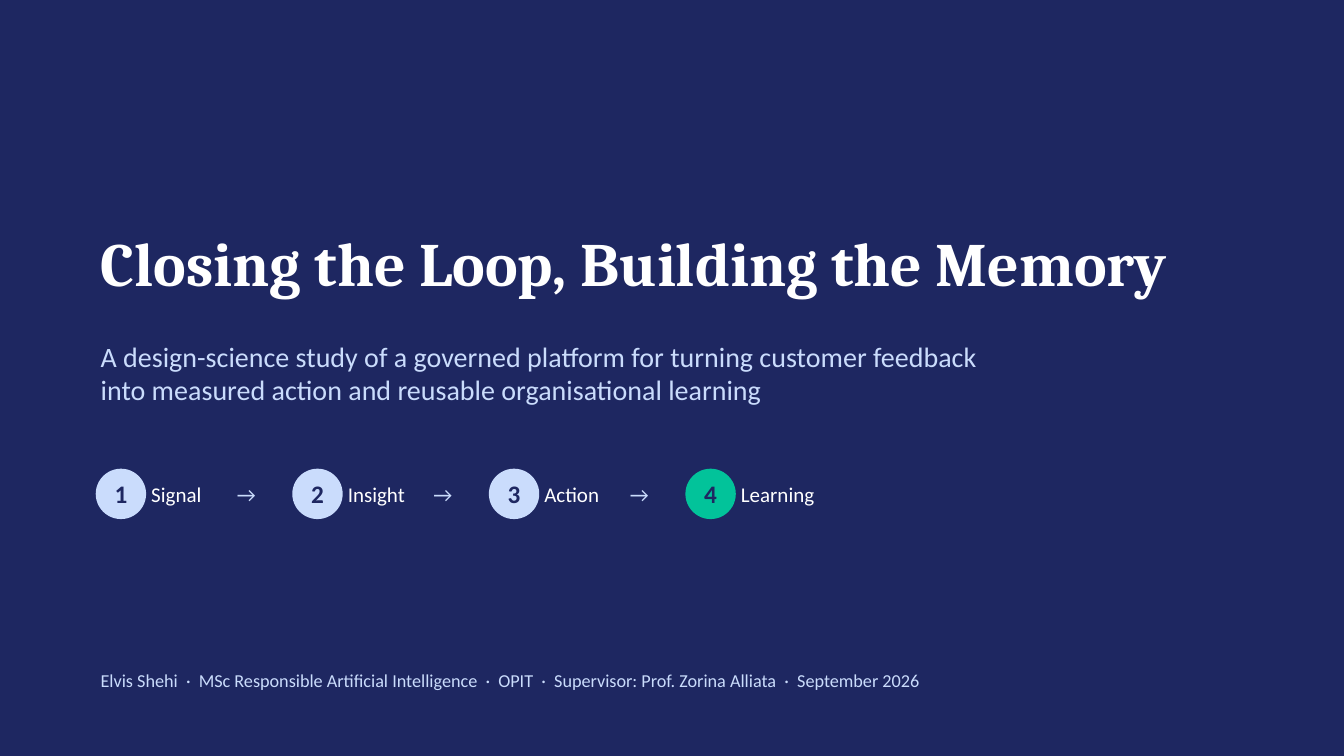
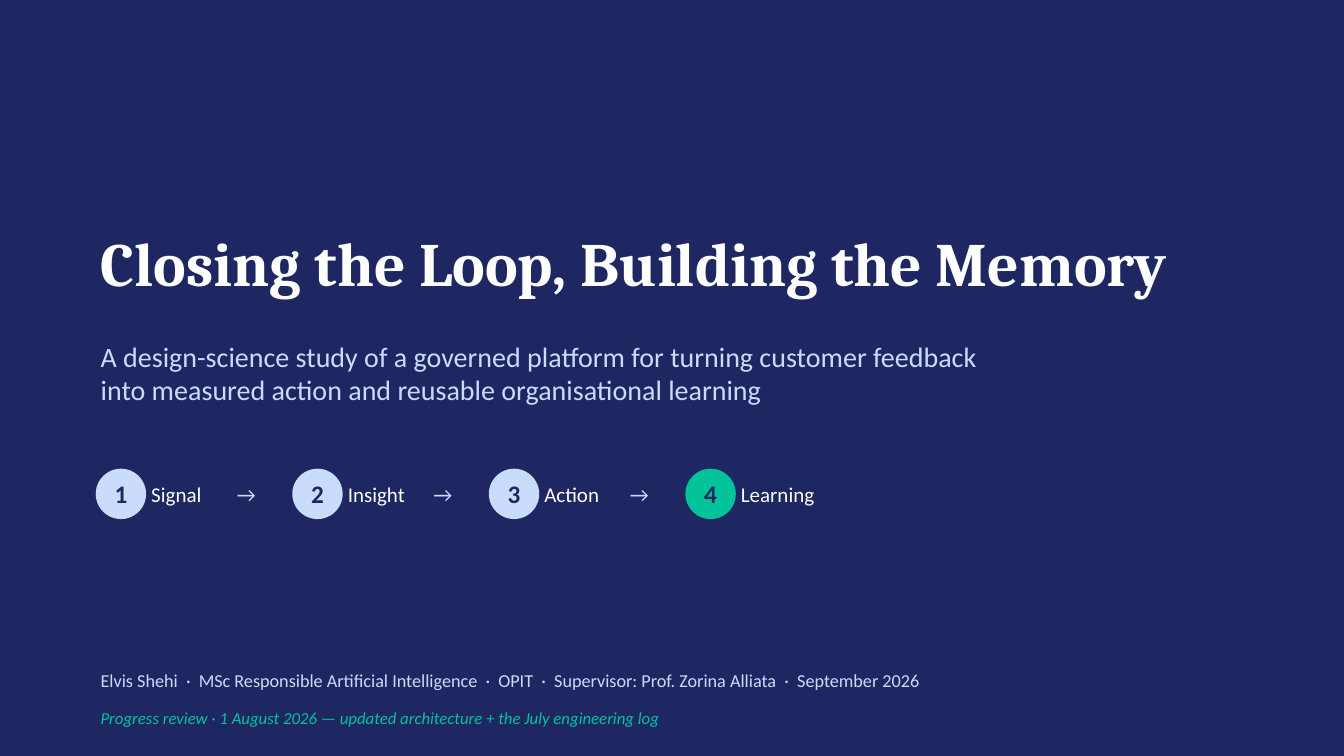
Before and after one commit to fogu13/CLARA, a slide deck: slide 1 of thesis/defense/defense_deck.pptx. Drawn at 1344x756 pixels with LibreOffice and Linux fonts; fonts in the diff are those of the drawing. Boxes give left, top, right and bottom in pixels: in the first picture for what was removed or moved away, otherwise in the second. Text is boxed around its words. In the diff, an @@ line names an element or a change of style, - is before the commit and + after.

```diff
--- a/thesis/defense/defense_deck.pptx
+++ b/thesis/defense/defense_deck.pptx
@@ text added at bbox=[101, 712, 659, 727], 12 pt, text #02C39A, italic @@
+Progress review · 1 August 2026 — updated architecture + the July engineering log
```
Also in this commit, not shown: 4 other slides changed, 5 slides added, 15 other files.
